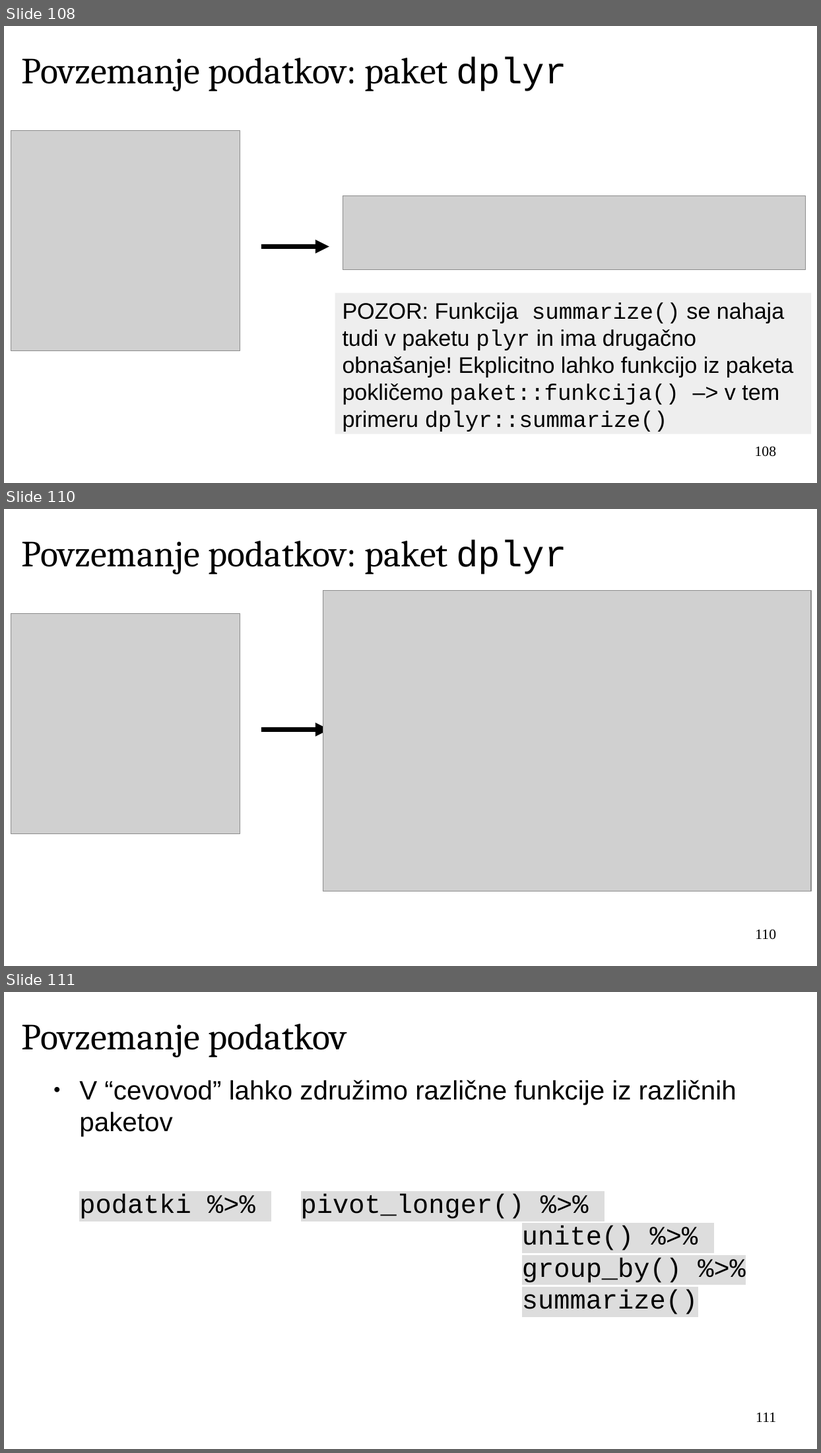
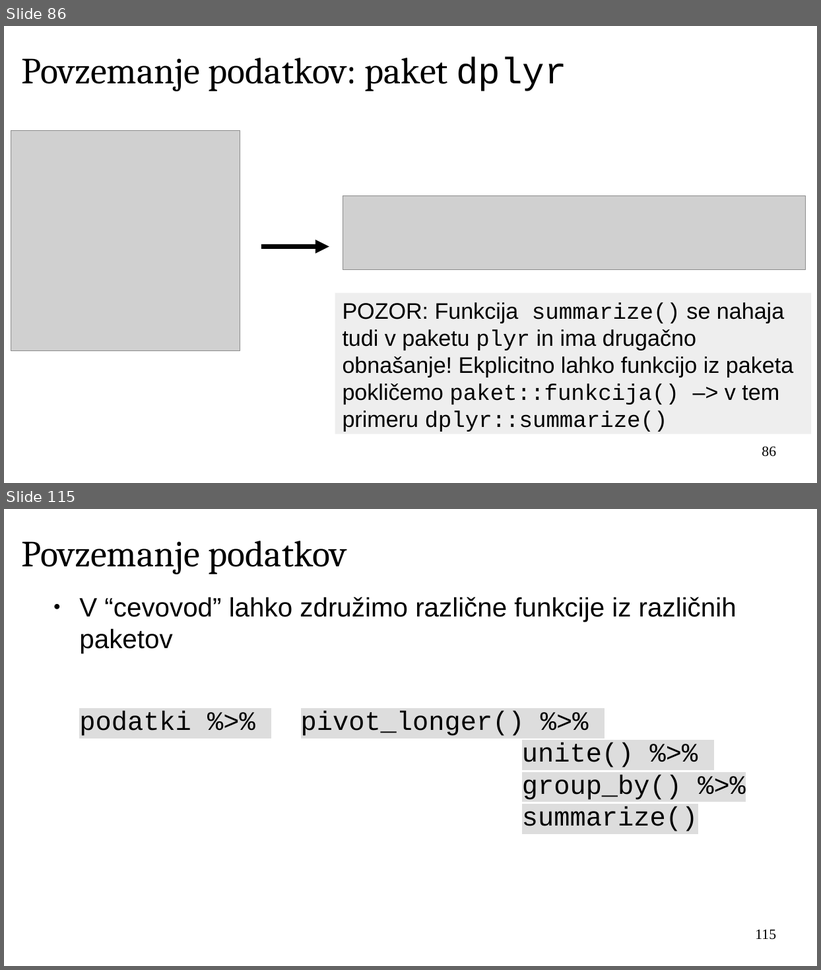
Before and after one commit to janaobsteter/R_tecaj, a slide deck: ModulA/IT_Rtecaj_ModulA.odp. Shown one above the other, each under a label of ours: slides 108, 110 and 111 before the commit, slides 86 and 115 after it; the slides between them are not shown. The pictures are 821x1453 and 821x970 pixels, drawn with LibreOffice and Linux fonts; fonts in the diff are those of the drawing; grey boxes stand for pictures; background and template pictures are left out. Boxes give left, top, right and bottom in pixels: in the first picture for what was removed or moved away, otherwise in the second. Text is boxed around its words. In the diff, an @@ line names an element or a change of style, - is before the commit and + after.

```diff
--- a/ModulA/IT_Rtecaj_ModulA.odp
+++ b/ModulA/IT_Rtecaj_ModulA.odp
@@ slide 110 removed at (4, 509, 817, 966), background #FFFFFF @@
@@ title removed at (21, 540, 567, 574) @@
-Povzemanje podatkov: paket dplyr
@@ picture removed at (323, 590, 811, 891) @@
@@ picture removed at (11, 614, 240, 834) @@
@@ arrow removed from (261, 729) to (329, 729) @@
@@ page number removed at (755, 929, 776, 940) @@
-110
@@ what was slide 108 is now slide 86 @@
@@ page number at (762, 446, 776, 457): text changed @@
-108
+86
@@ what was slide 111 is now slide 115 @@
@@ page number at (755, 929, 776, 940): text changed @@
-111
+115
```
Also in this commit, not shown: 17 slides changed, 5 slides added, 10 other files.
